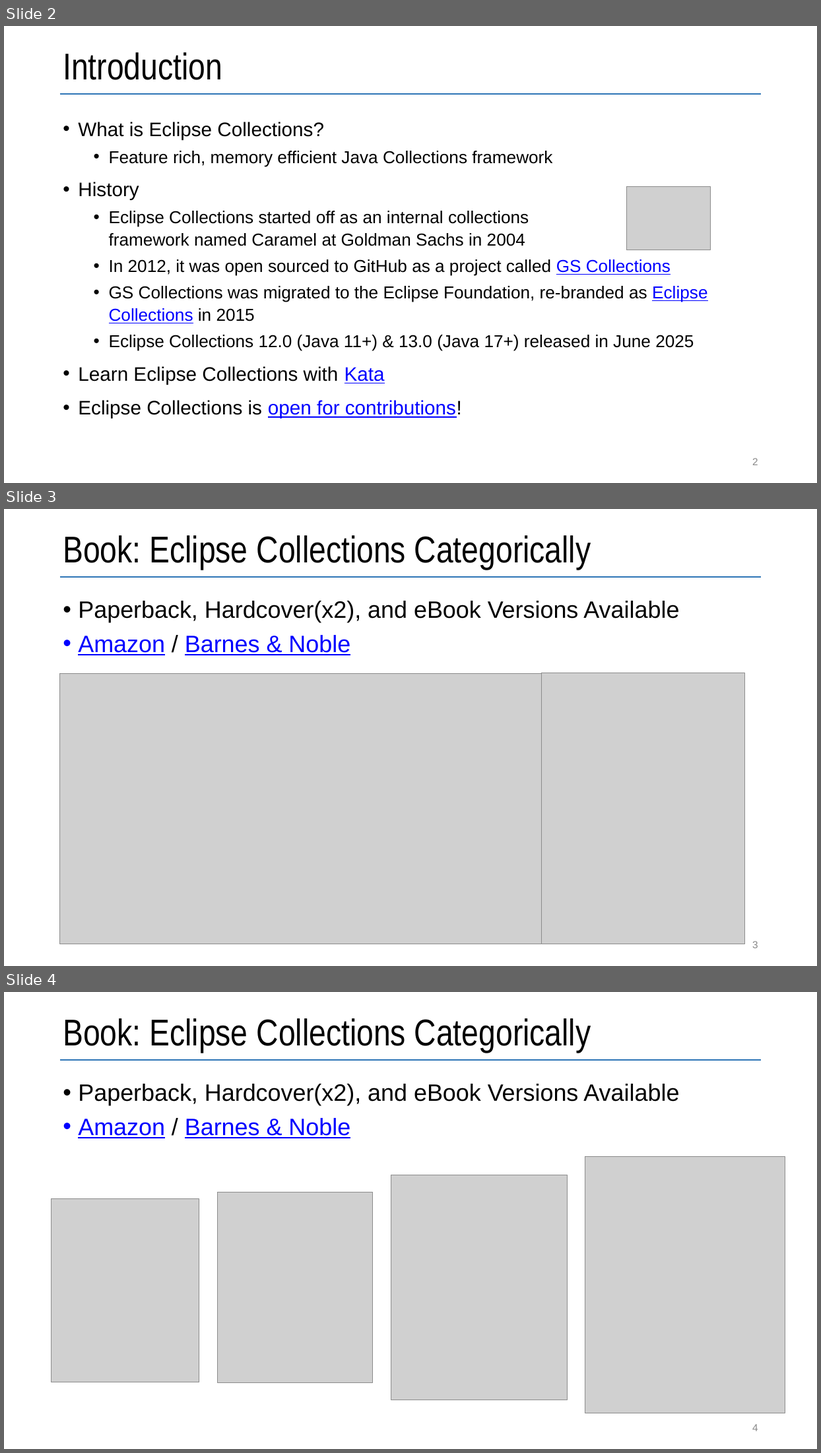
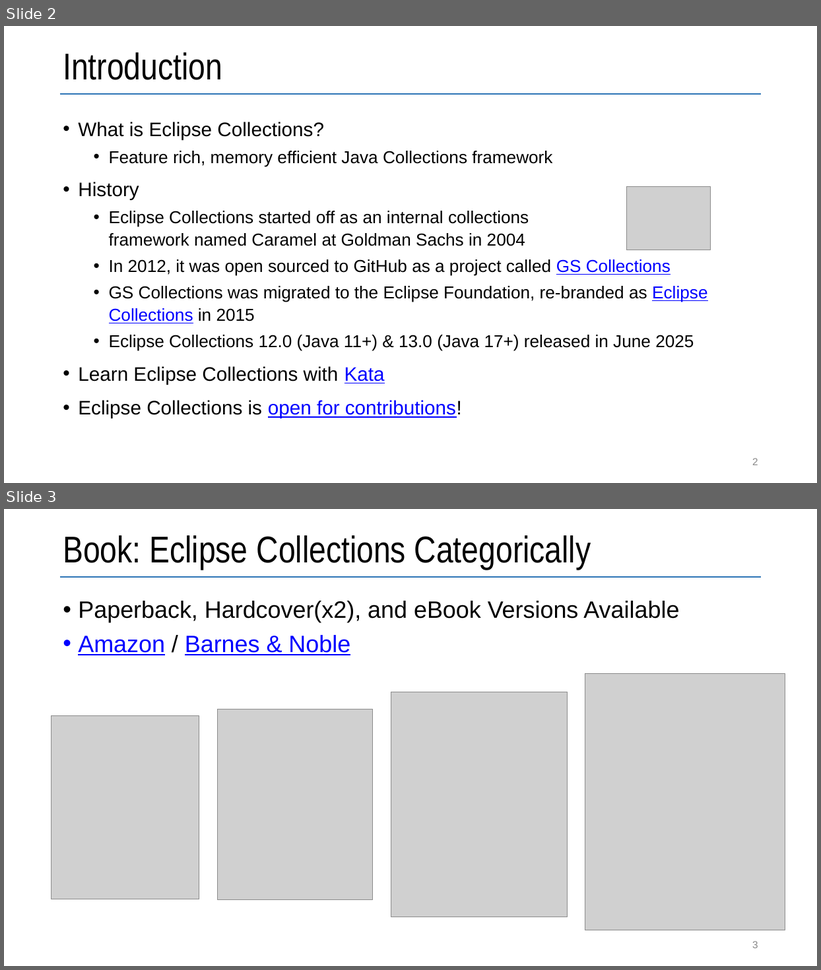
Before and after one commit to vmzakharov/refactor-to-ec-remake, a slide deck: RefactorToEcIntro.pptx. Shown one above the other, each under a label of ours: slides 2, 3 and 4 before the commit, slides 2 and 3 after it. The pictures are 821x1453 and 821x970 pixels, drawn with LibreOffice and Linux fonts; fonts in the diff are those of the drawing; grey boxes stand for pictures. Boxes give left, top, right and bottom in pixels: in the first picture for what was removed or moved away, otherwise in the second. Text is boxed around its words. In the diff, an @@ line names an element or a change of style, - is before the commit and + after.

```diff
--- a/RefactorToEcIntro.pptx
+++ b/RefactorToEcIntro.pptx
@@ slide 3 removed at (4, 509, 817, 966), background #FFFFFF; not listed: 1 template element that a slide beside it also shows @@
@@ title removed at (63, 535, 591, 569) @@
-Book: Eclipse Collections Categorically
@@ text removed at (78, 601, 679, 656) @@
-• Paperback, Hardcover(x2), and eBook Versions Available
-• Amazon / Barnes & Noble
@@ picture removed at (60, 674, 541, 945) @@
@@ picture removed at (541, 673, 745, 945) @@
@@ page number removed at (752, 941, 758, 949) @@
-3
@@ what was slide 4 is now slide 3 @@
@@ page number at (752, 941, 758, 949): text changed @@
-4
+3
```
Also in this commit, not shown: 1 slide changed, 3 slides added, 1 other file.
